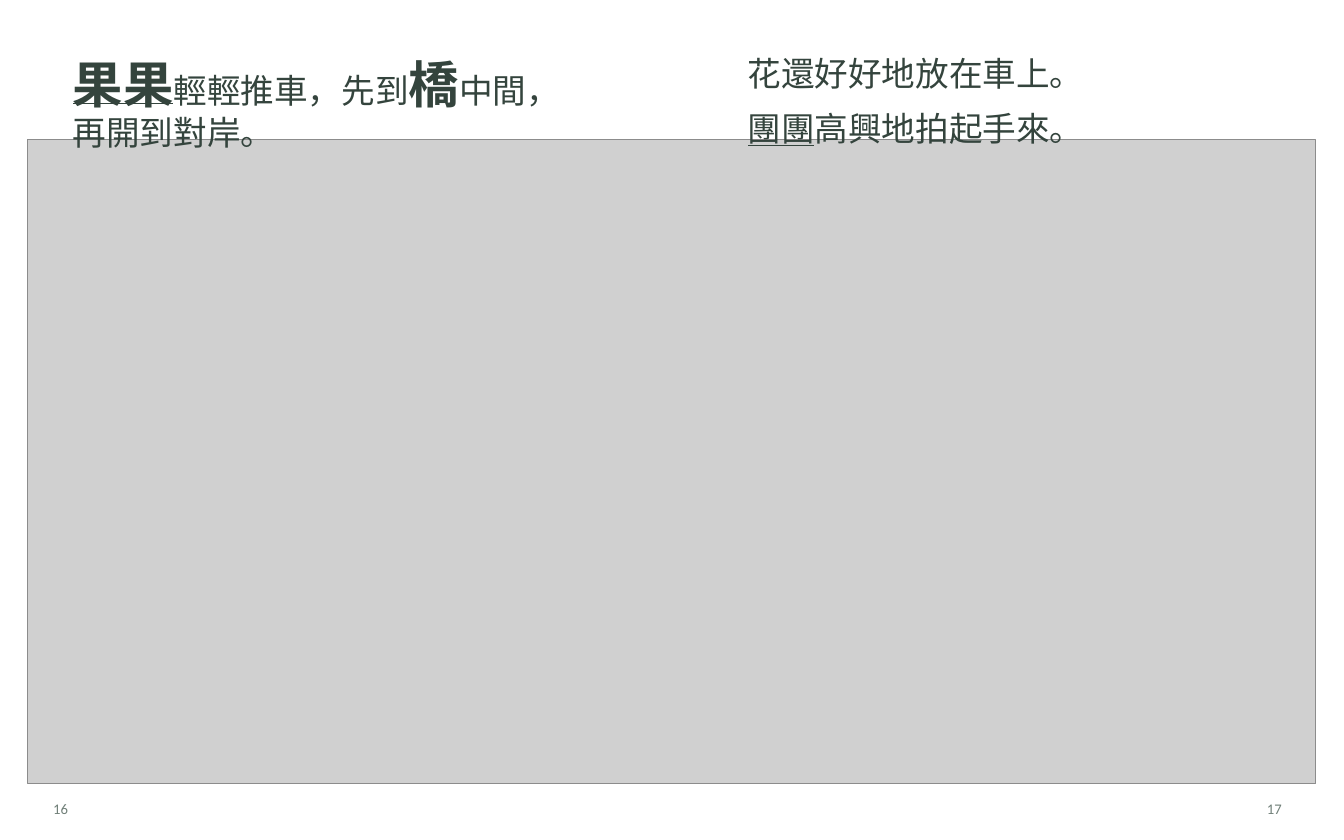
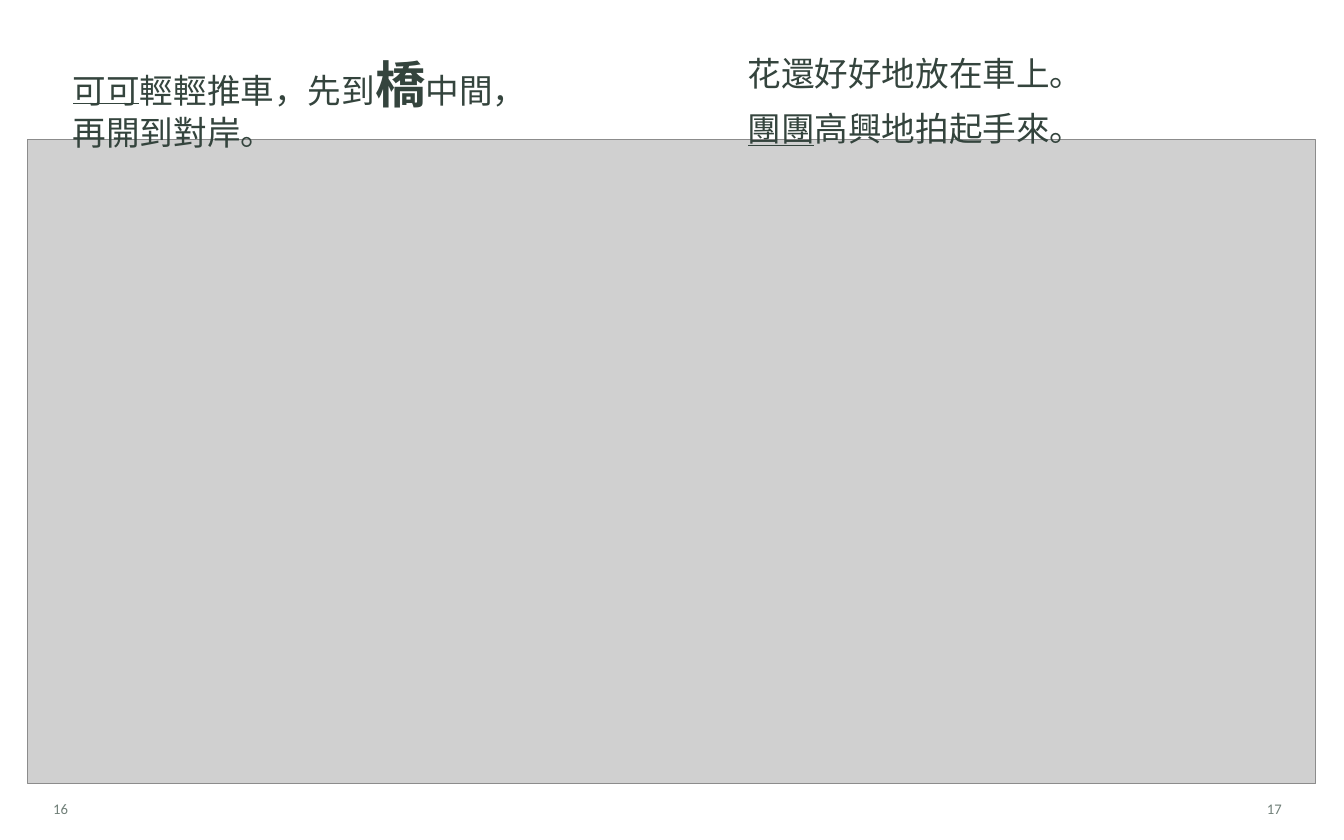
Before and after one commit to angusQAQ/audio-book, a slide deck: slide 10 of books/little-wooden-bridge/exports/小木橋，通車了！_可編輯排版.pptx. Drawn at 1344x840 pixels with LibreOffice and Linux fonts; fonts in the diff are those of the drawing; grey boxes stand for pictures. Boxes give left, top, right and bottom in pixels: in the first picture for what was removed or moved away, otherwise in the second. Text is boxed around its words. In the diff, an @@ line names an element or a change of style, - is before the commit and + after.

```diff
--- a/books/little-wooden-bridge/exports/小木橋，通車了！_可編輯排版.pptx
+++ b/books/little-wooden-bridge/exports/小木橋，通車了！_可編輯排版.pptx
@@ text at bbox=[73, 60, 527, 108]: text changed @@
-果果輕輕推車，先到橋中間，
+可可輕輕推車，先到橋中間，
@@ line moved from (74, 104) - (173, 104) to (74, 104) - (139, 104) @@
```
Also in this commit, not shown: 8 other slides changed, 56 other files.
